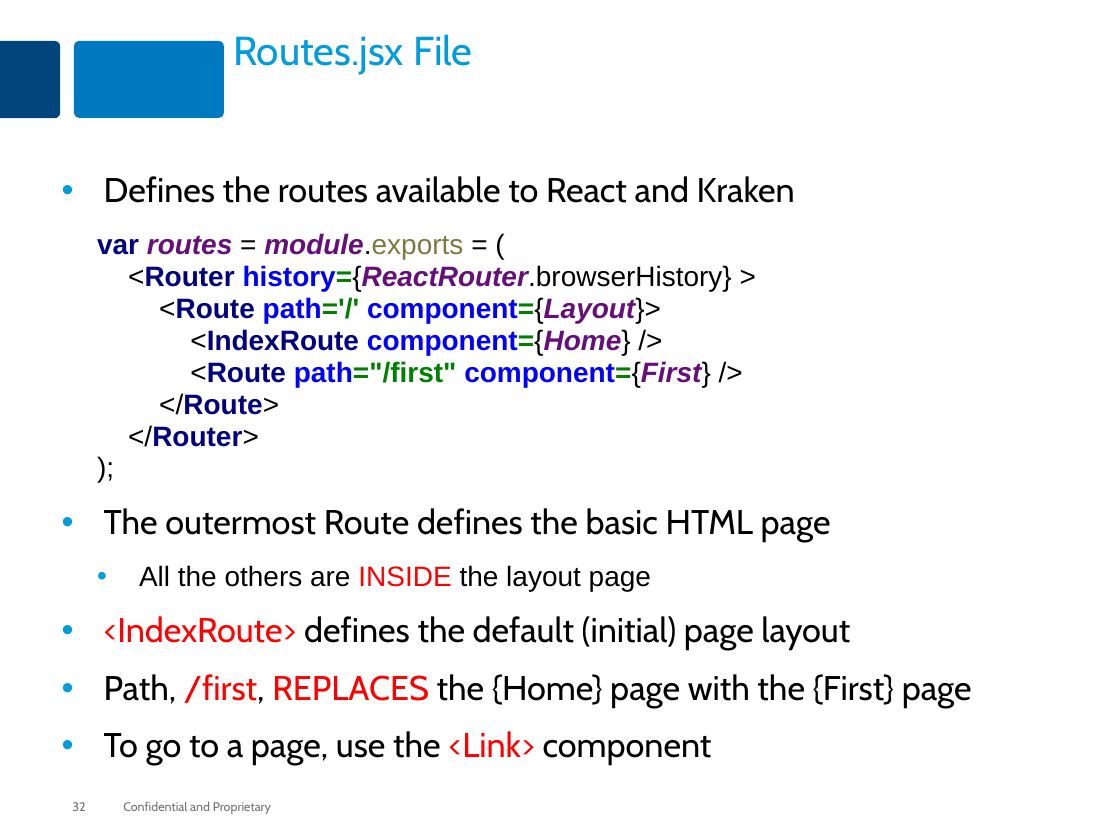
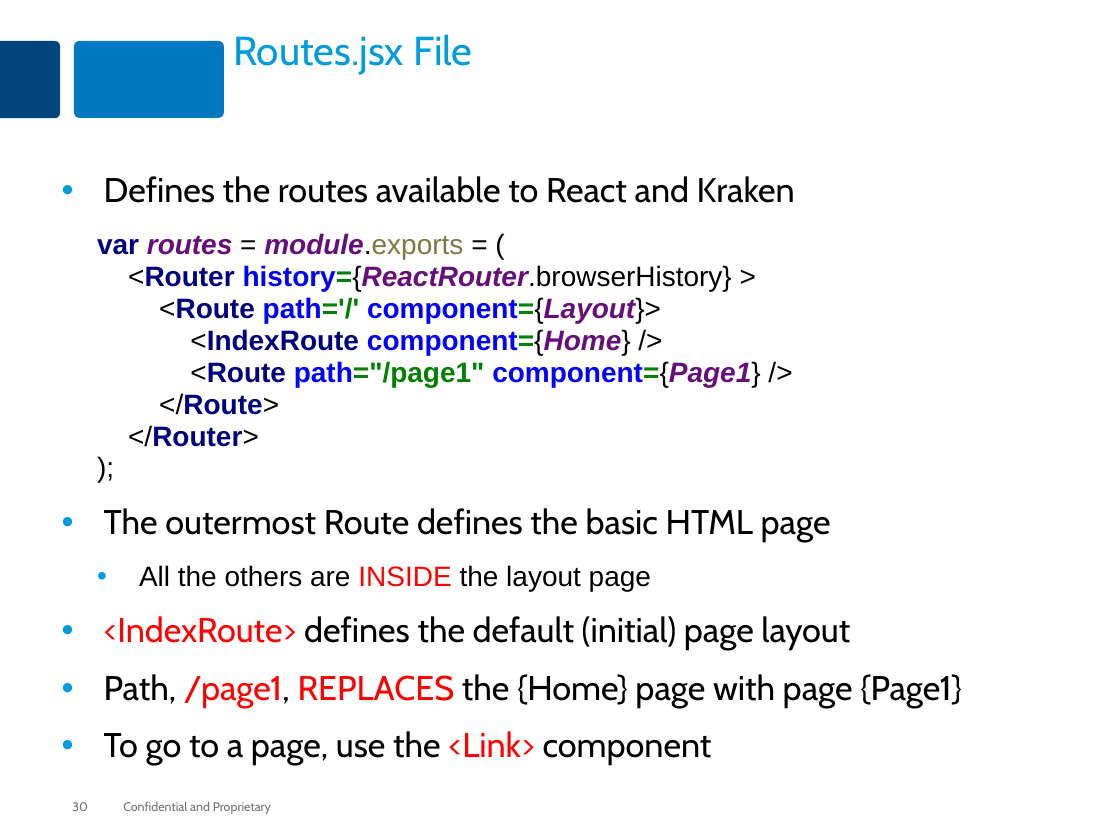
Before and after one commit to MaxMillington/nodePractice, a slide deck: slide 30 of node/lesson-84-react/react-kraken.pptx (slide 32 before the commit). Drawn at 1120x840 pixels with LibreOffice and Linux fonts; fonts in the diff are those of the drawing. Boxes give left, top, right and bottom in pixels: in the first picture for what was removed or moved away, otherwise in the second. Text is boxed around its words. In the diff, an @@ line names an element or a change of style, - is before the commit and + after.

```diff
--- a/node/lesson-84-react/react-kraken.pptx
+++ b/node/lesson-84-react/react-kraken.pptx
@@ text at (97, 233, 760, 447): text changed @@
-  var routes = module.exports = (
-  <Router history={ReactRouter.browserHistory} >
-  <Route path='/' component={Layout}>
-  <IndexRoute component={Home} />
-  <Route path="/first" component={First} />
-  </Route>
-  </Router>
-  );
+  var routes = module.exports = (
+  <Router history={ReactRouter.browserHistory} >
+  <Route path='/' component={Layout}>
+  <IndexRoute component={Home} />
+  <Route path="/page1" component={Page1} />
+  </Route>
+  </Router>
+  );
@@ text at (104, 674, 962, 708): text changed @@
-• Path, /first, REPLACES the {Home} page with the {First} page
+• Path, /page1, REPLACES the {Home} page with page {Page1}
@@ page number at (72, 802, 88, 811): text changed @@
-32
+30
```
Also in this commit, not shown: 8 other slides changed, 2 slides removed, 43 other files.
